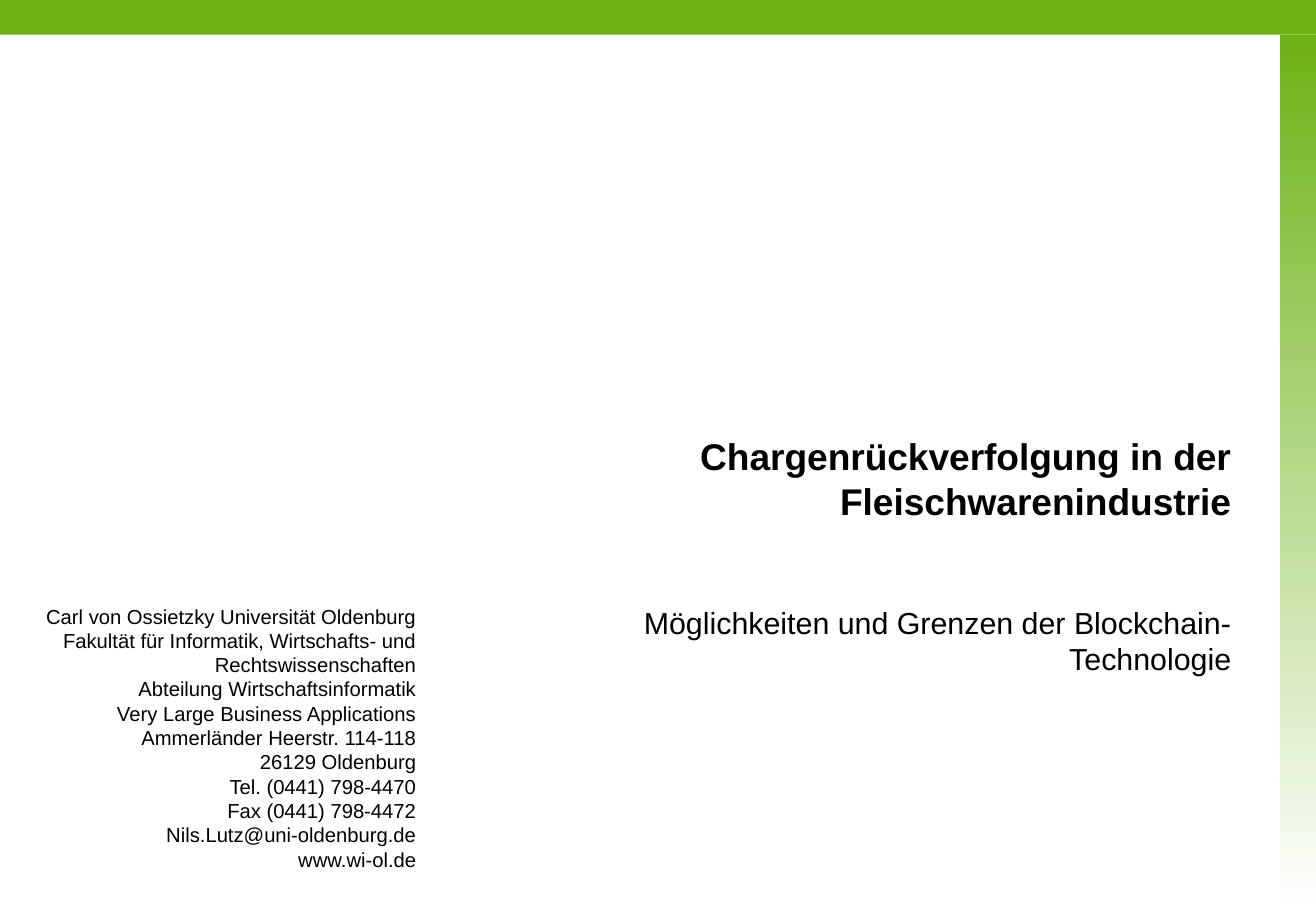
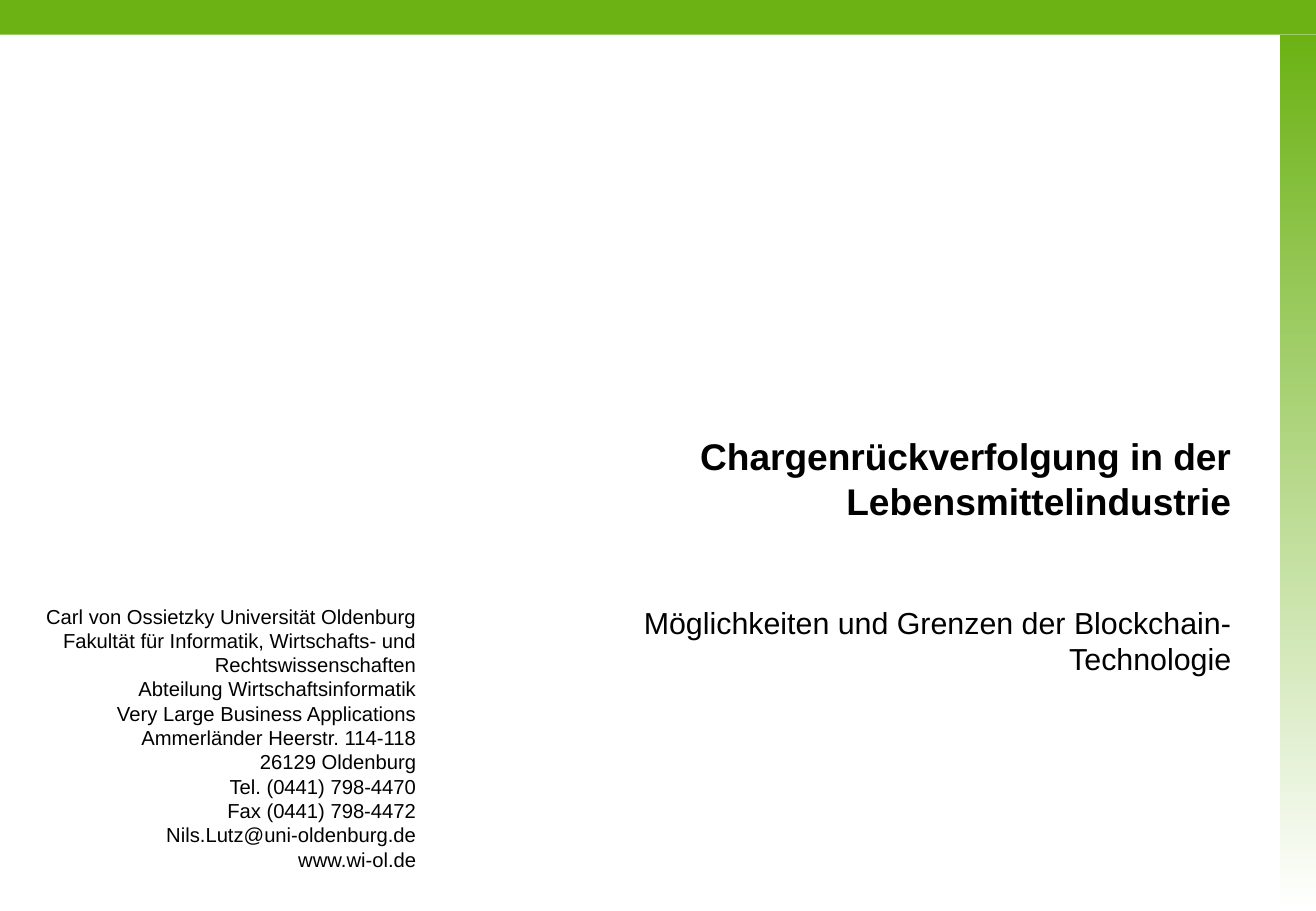
Before and after one commit to nimble-123/masterthesis, a slide deck: slide 1 of presentations/Proposal.pptx. Drawn at 1316x911 pixels with LibreOffice and Linux fonts; fonts in the diff are those of the drawing; background and template pictures are left out. Boxes give left, top, right and bottom in pixels: in the first picture for what was removed or moved away, otherwise in the second. Text is boxed around its words. In the diff, an @@ line names an element or a change of style, - is before the commit and + after.

```diff
--- a/presentations/Proposal.pptx
+++ b/presentations/Proposal.pptx
@@ title at [700,443,1231,516]: text changed @@
-Chargenrückverfolgung in der Fleischwarenindustrie
+Chargenrückverfolgung in der Lebensmittelindustrie
```
Also in this commit, not shown: 6 slides added, 1 slide removed.
